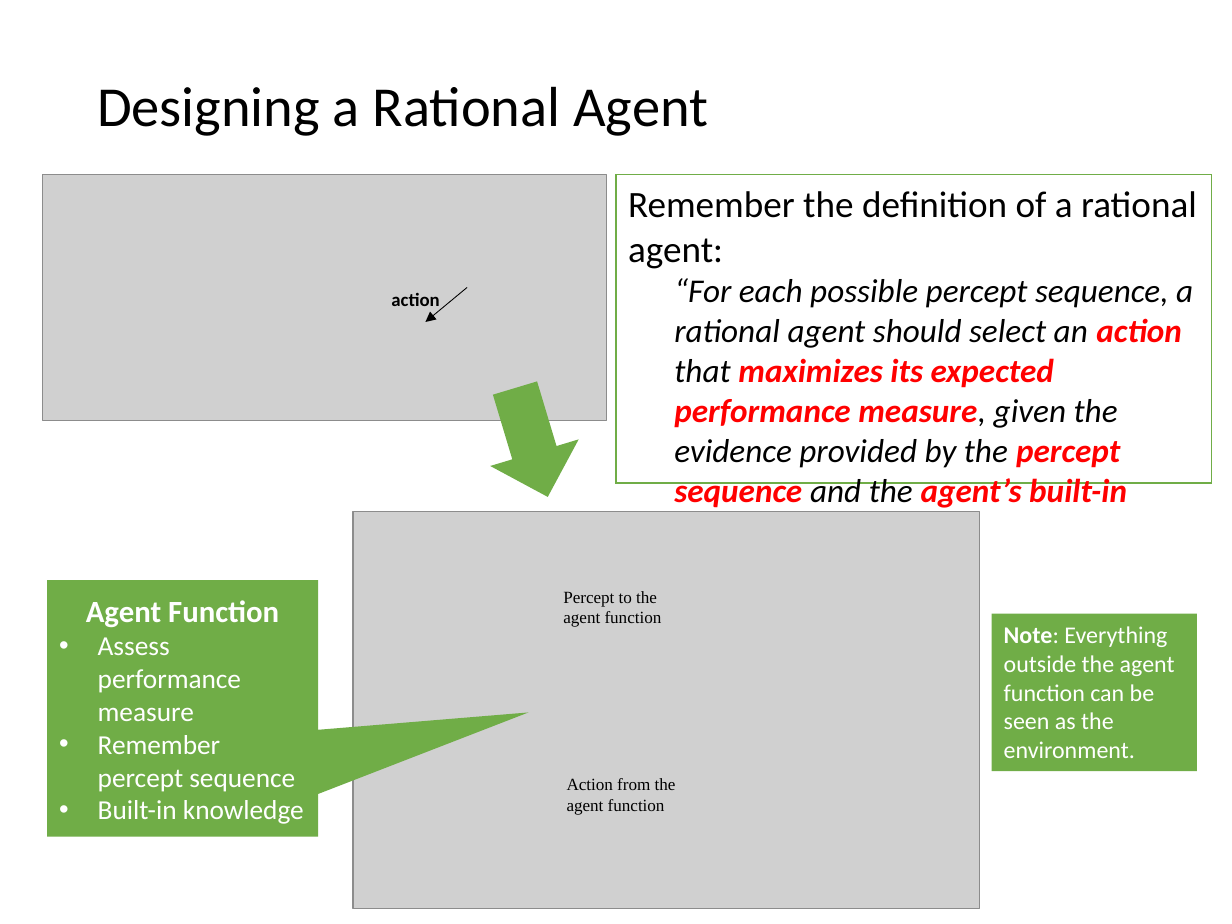
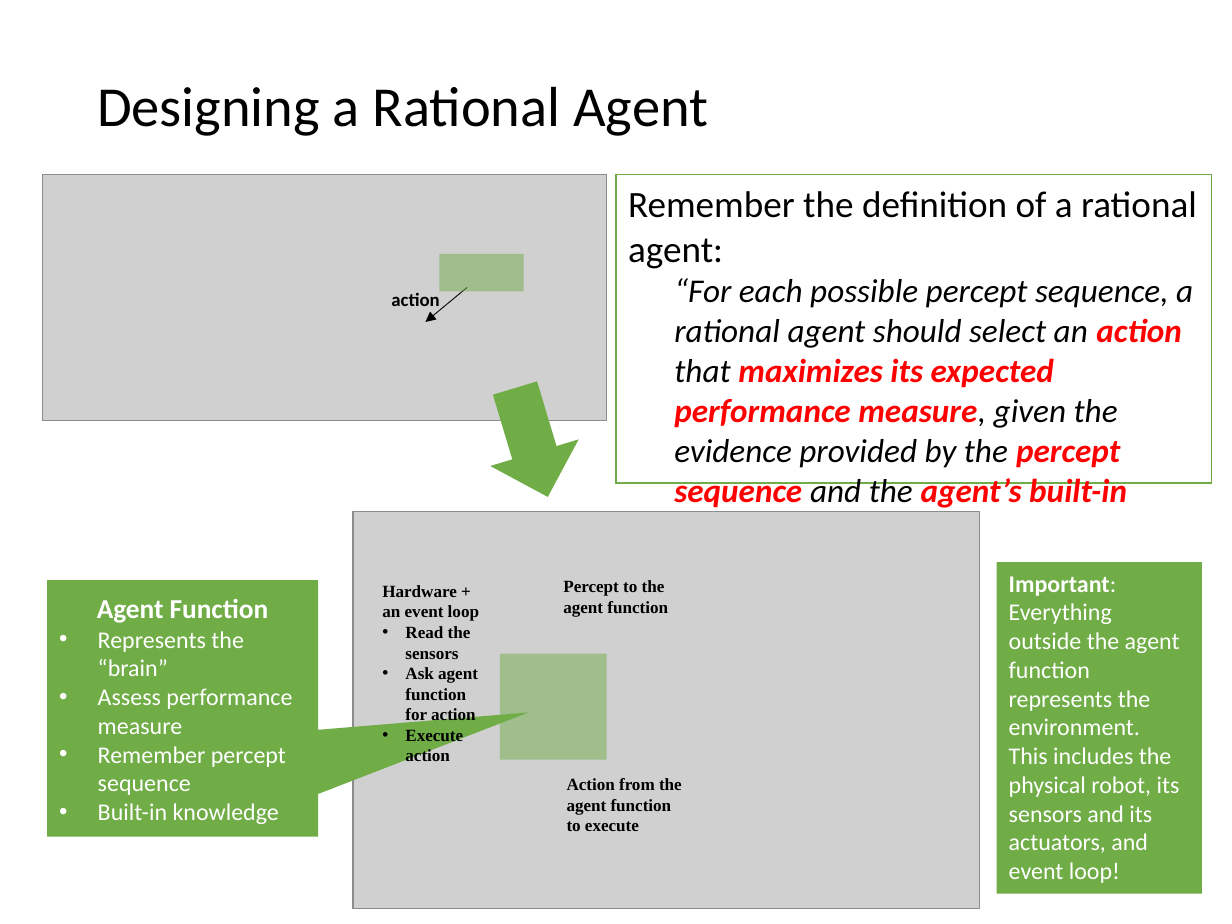
Before and after one commit to mhahsler/CS7320-AI, a slide deck: slide 20 of slides/02_agents.pptx. Drawn at 1232x924 pixels with LibreOffice and Linux fonts; fonts in the diff are those of the drawing; grey boxes stand for pictures. Boxes give left, top, right and bottom in pixels: in the first picture for what was removed or moved away, otherwise in the second. Text is boxed around its words. In the diff, an @@ line names an element or a change of style, - is before the commit and + after.

Commit message:
improved description of planning agents.

```diff
--- a/slides/02_agents.pptx
+++ b/slides/02_agents.pptx
@@ rectangle added at (x1=440, y1=254, x2=524, y2=292), fill #70AD47 at 50% opacity @@
@@ text "Percept to the agent function" moved from (x1=563, y1=591, x2=662, y2=627) to (x1=563, y1=580, x2=668, y2=617) @@
@@ text "Percept to the agent function" at (x1=563, y1=580, x2=668, y2=617): bold on @@
@@ rectangle "Important: Everything outside the agent ..." resized from (x1=992, y1=614, x2=1198, y2=771) to (x1=997, y1=562, x2=1202, y2=893) @@
@@ text in speech box at (x1=97, y1=599, x2=292, y2=824): size 18 to 16 pt in "Agent Function"; size 16 to 14 pt in "Assess performance measure", "Remember percept sequence", "Built-in knowledge" @@
@@ text added at (x1=382, y1=585, x2=479, y2=761), 10 pt, text #000000, bold @@
+Hardware + an event loop
+• Read the sensors
+• Ask agent function for action
+• Execute action
@@ text in rectangle at (x1=1009, y1=576, x2=1180, y2=883): text changed @@
-Note: Everything outside the agent function can be seen as the environment.
+Important: Everything outside the agent function represents the environment.
+This includes the physical robot, its sensors and its actuators, and event loop!
@@ text in speech box at (x1=98, y1=631, x2=244, y2=676): paragraph added @@
+• Represents the “brain”
@@ picture removed at (x1=493, y1=647, x2=545, y2=692) @@
@@ rectangle added at (x1=500, y1=653, x2=607, y2=759), fill #70AD47 at 50% opacity @@
@@ picture added at (x1=493, y1=716, x2=616, y2=753) @@
@@ text at (x1=567, y1=778, x2=682, y2=831): text changed; bold on @@
-Action from the agent function
+Action from the agent function to execute
```
Also in this commit, not shown: 2 other slides changed, 1 slide added, 3 other files.
